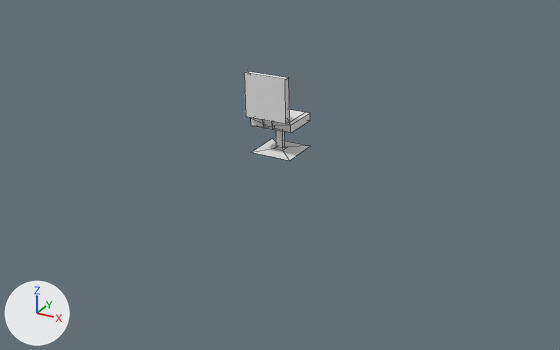
What one commit did to the Blender file construcciones/sillaEscritorio.blend.
Rendered twice from a 50 mm lens placed at (15.8, -28.7, 13.3), pointed at (0.0, -0.1, -1.0). Every picture has the same lights, and +X, +Y and +Z are marked at lower left. Mesh edges are drawn as thin lines.
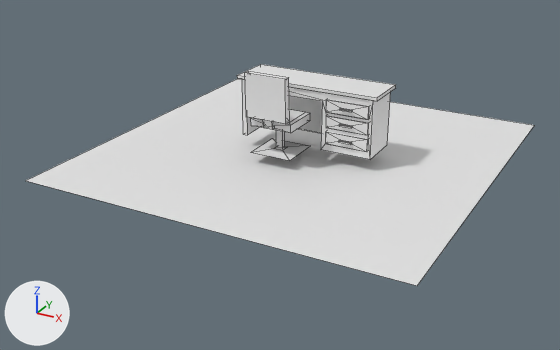
The newer file is also turned or shifted as a whole; pictures and numbers use the older file's frame.

The change, as a list of edits to the scene's bpy script:
```text
Add me_plane:
    me_plane.from_pydata([(-1.0, -1.0, 0.0), (1.0, -1.0, 0.0), (-1.0, 1.0, 0.0), (1.0, 1.0, 0.0)], [], [(0, 1, 3, 2)])
Add me_cube_001:
    me_cube_001.from_pydata(...)  # 117 vertices, 104 faces; spans x -1.2..5.69, y -1.22..1.06, z -1.0..1.88
Add ob_plane:
    ob_plane = bpy.data.objects.new('Plane', me_plane)
    ob_plane.location = (0.35, 1.52, -0.34)
    ob_plane.scale = (8.82, 8.82, 8.82)
Add ob_cube_001:
    ob_cube_001 = bpy.data.objects.new('Cube.001', me_cube_001)
    ob_cube_001.location = (-1.34, 1.63, 1.28)
```

Pixel boxes (x1, y1, x2, y2) of what changed, in the pictures (560 x 350 px):
'Plane', added: after (26, 79, 534, 286)
'Cube.001', added: after (237, 64, 396, 159)
